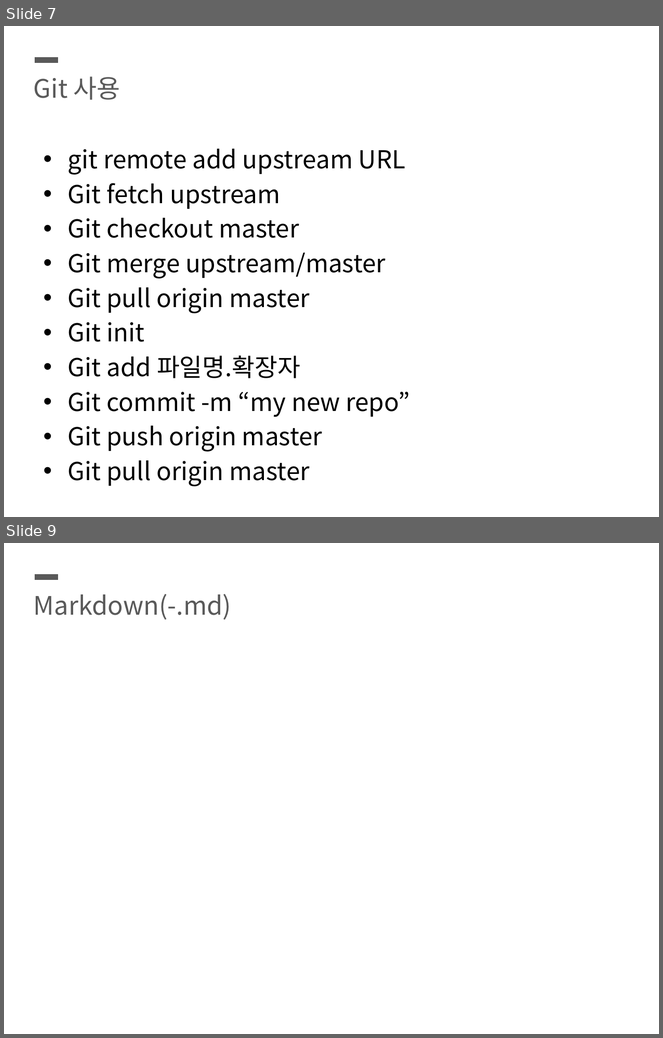
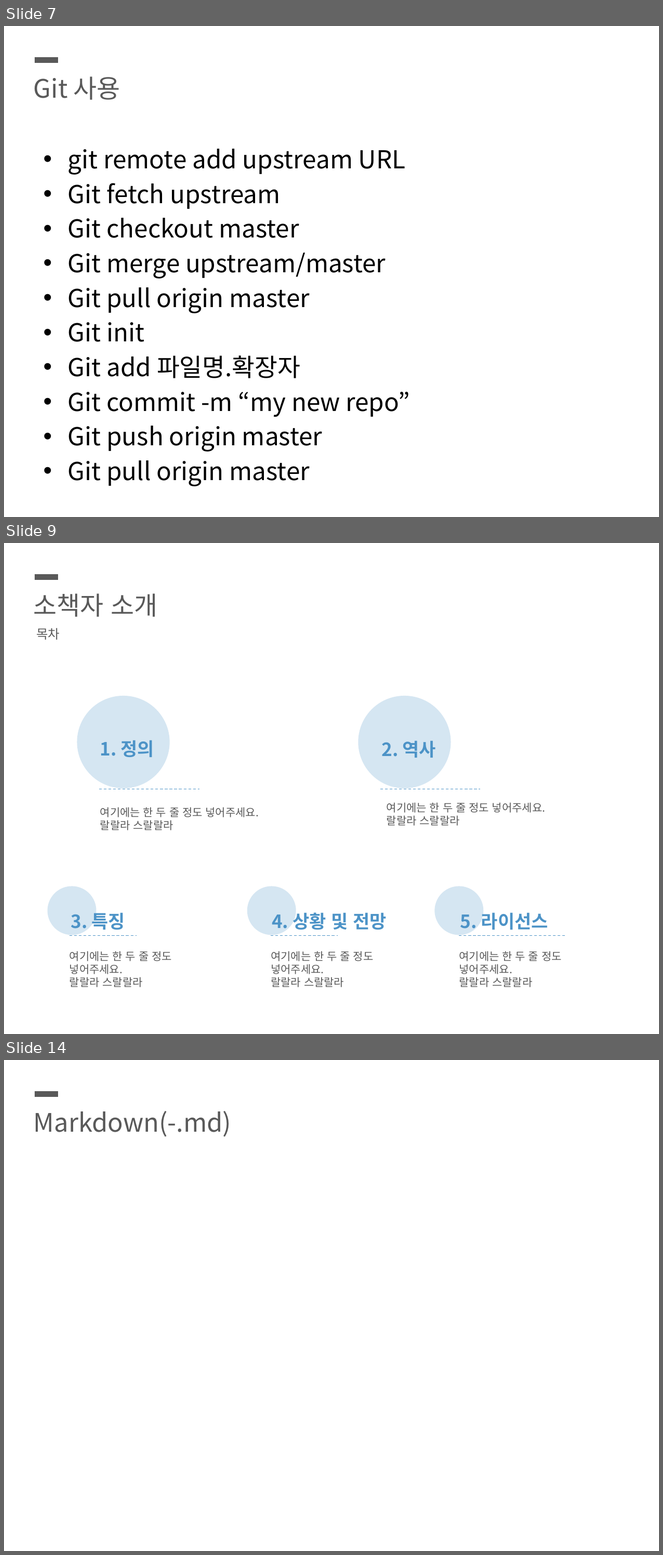
Before and after one commit to SeunghyunKing/OS_blue09, a slide deck: ppt.pptx. Shown one above the other, each under a label of ours: slides 7 and 9 before the commit, slides 7, 9 and 14 after it; the slides between them are not shown. The pictures are 663x1038 and 663x1555 pixels, drawn with LibreOffice and Linux fonts; fonts in the diff are those of the drawing. Boxes give left, top, right and bottom in pixels: in the first picture for what was removed or moved away, otherwise in the second. Text is boxed around its words. In the diff, an @@ line names an element or a change of style, - is before the commit and + after.

```diff
--- a/ppt.pptx
+++ b/ppt.pptx
@@ slide 9 added at [4, 543, 659, 1034], background #FFFFFF @@
@@ line added from (35, 577) to (59, 577), #595959 6 pt @@
@@ text added at [34, 593, 158, 617], 28 pt, text #595959 @@
+소책자 소개
@@ text added at [36, 628, 60, 640], 14 pt, text #595959 @@
+목차
@@ ellipse added at [77, 696, 169, 788], fill #4C93C7 at 23% opacity @@
@@ ellipse added at [359, 696, 451, 788], fill #4C93C7 at 23% opacity @@
@@ text added at [100, 740, 154, 757], 20 pt, text #4C93C7, bold @@
+1. 정의
@@ text added at [382, 741, 436, 758], 20 pt, text #4C93C7, bold @@
+2. 역사
@@ line added from (99, 789) to (199, 789), #4C93C7 0.75 pt dashed @@
@@ line added from (380, 789) to (480, 789), #4C93C7 0.75 pt dashed @@
@@ text added at [100, 807, 259, 831], 12 pt, text #595959 @@
+여기에는 한 두 줄 정도 넣어주세요.
+랄랄라 스랄랄라
@@ text added at [387, 802, 546, 826], 12 pt, text #595959 @@
+여기에는 한 두 줄 정도 넣어주세요.
+랄랄라 스랄랄라
@@ ellipse added at [47, 886, 97, 936], fill #4C93C7 at 23% opacity @@
@@ ellipse added at [247, 886, 296, 936], fill #4C93C7 at 23% opacity @@
@@ ellipse added at [435, 886, 483, 936], fill #4C93C7 at 23% opacity @@
@@ text added at [71, 910, 125, 934], 20 pt, text #4C93C7, bold @@
+3. 특징
@@ text added at [272, 910, 386, 934], 20 pt, text #4C93C7, bold @@
+4. 상황 및 전망
@@ text added at [461, 910, 548, 934], 20 pt, text #4C93C7, bold @@
+5. 라이선스
@@ line added from (70, 936) to (137, 936), #4C93C7 0.75 pt dashed @@
@@ line added from (271, 936) to (338, 936), #4C93C7 0.75 pt dashed @@
@@ line added from (460, 936) to (565, 936), #4C93C7 0.75 pt dashed @@
@@ text added at [70, 951, 172, 988], 12 pt, text #595959 @@
+여기에는 한 두 줄 정도 넣어주세요.
+랄랄라 스랄랄라
@@ text added at [271, 951, 374, 988], 12 pt, text #595959 @@
+여기에는 한 두 줄 정도 넣어주세요.
+랄랄라 스랄랄라
@@ text added at [460, 951, 562, 988], 12 pt, text #595959 @@
+여기에는 한 두 줄 정도 넣어주세요.
+랄랄라 스랄랄라
@@ what was slide 9 is now slide 14 @@
```
Also in this commit, not shown: 1 slide changed, 6 other slides added.
